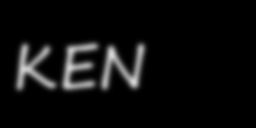
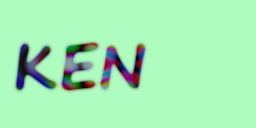
Layers edited between the first and the second w=256, h=128 image:
added layer "L1" above "L2" over [12, 39, 149, 95]
added layer "L2" above "可視部分コピー" over [0, 0, 256, 128]
painted on "KEN" over [17, 43, 144, 90]
